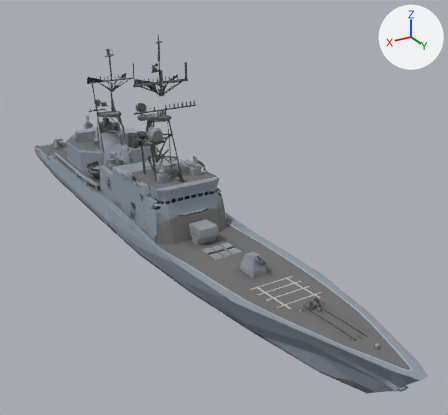
The glTF model client/public/assets/ships/hull_destroyer.glb, before and after one commit.
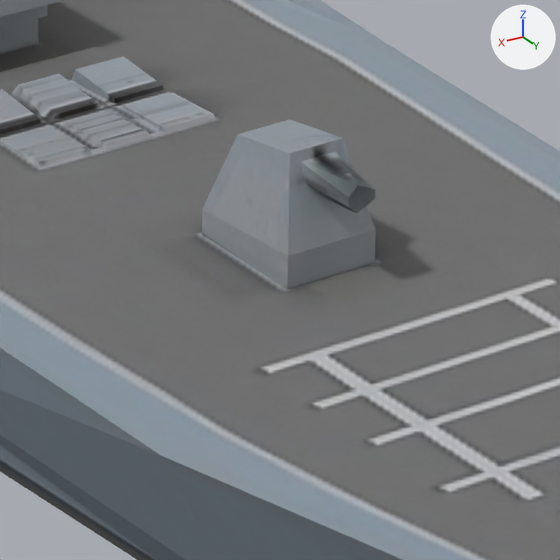
Each version is shown whole from a 50 mm camera at (60.7, 125.3, 67.8) aimed at (-7.6, 11.4, 10.8), then close up on the part from 47% to 66% of the width and 56% to 77% of the height. Arrows for +X, +Y and +Z are at upper right; the lights stay in place. The older version's two pictures come first. Where no turn or scale is listed for an object, it has been applied to the vertices. Vertices at exactly the same position are counted once.

In view in the first close-up: 'tripo_node_0e2eec59-589c-4f35-81ff-abb5974e2f36'.
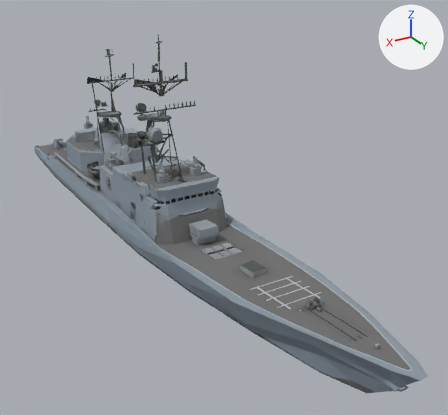
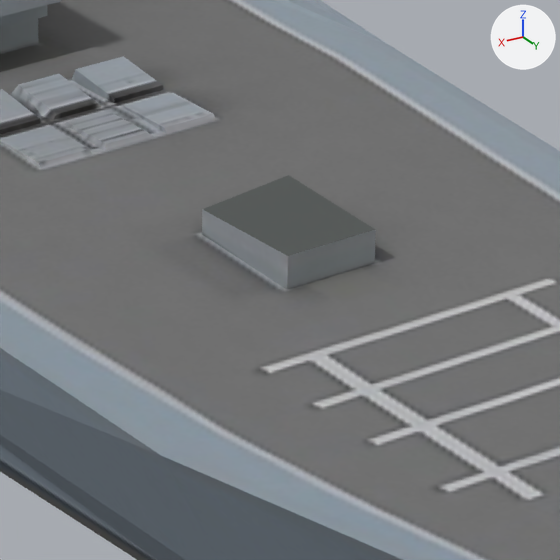
The newer file is also rescaled (x0.987), turned or shifted as a whole; pictures and numbers use the older file's frame.

Location of each change, [x1, y1, x2, y2] in pixels of the close-ups (560 x 560 px):
part 1 of me_tripo_mesh_0e2eec59_589c_4f35_81ff_abb5974e2f36, deleted: before [301, 152, 375, 213]
part 2 of me_tripo_mesh_0e2eec59_589c_4f35_81ff_abb5974e2f36, cut back: before [203, 120, 376, 256]; after [203, 175, 375, 256]

The change in detail:
me_tripo_mesh_0e2eec59_589c_4f35_81ff_abb5974e2f36 is used by ob_tripo_node_0e2eec59_589c_4f35_81ff_abb5974e2f36; location (0.0, 0.0, 0.0).
Verts and faces of me_tripo_mesh_0e2eec59_589c_4f35_81ff_abb5974e2f36; kept vertices keep their numbers, new ones are numbered from 2500.
Before the commit, vertices of me_tripo_mesh_0e2eec59_589c_4f35_81ff_abb5974e2f36: 310 (-1.0, 33.0, 9.0), 311 (2.0, 33.0, 8.0) at pixel (202, 209), 314 (1.0, 34.0, 11.0) at pixel (237, 134), 315 (-1.0, 34.0, 11.0) at pixel (289, 119), 316 (1.0, 37.0, 12.0) at pixel (289, 153).
Before the commit, vertices of me_tripo_mesh_0e2eec59_589c_4f35_81ff_abb5974e2f36: 317 (-1.0, 37.0, 12.0) at pixel (342, 138), 323 (2.0, 38.0, 9.0) at pixel (287, 256), 324 (-1.0, 38.0, 9.0) at pixel (375, 229).
me_tripo_mesh_0e2eec59_589c_4f35_81ff_abb5974e2f36 had 2500 vertices, 4075 faces and spanned x -13.0..13.0, y -79.0..79.0, z 0.0..49.0.
me_tripo_mesh_0e2eec59_589c_4f35_81ff_abb5974e2f36 now has 2485 vertices, 4049 faces and spans x -13.0..13.0, y -79.0..79.0, z 0.0..49.0.
me_tripo_mesh_0e2eec59_589c_4f35_81ff_abb5974e2f36 part 1: the loose piece of 11 vertices spanning x 0.0..1.0, y 37.0..39.0, z 10.0..11.0 is deleted.
Part 2, on me_tripo_mesh_0e2eec59_589c_4f35_81ff_abb5974e2f36:
Vertices deleted: 314 to 317 (with the faces that use them).
New faces: (310, 323, 324), (310, 311, 323).
